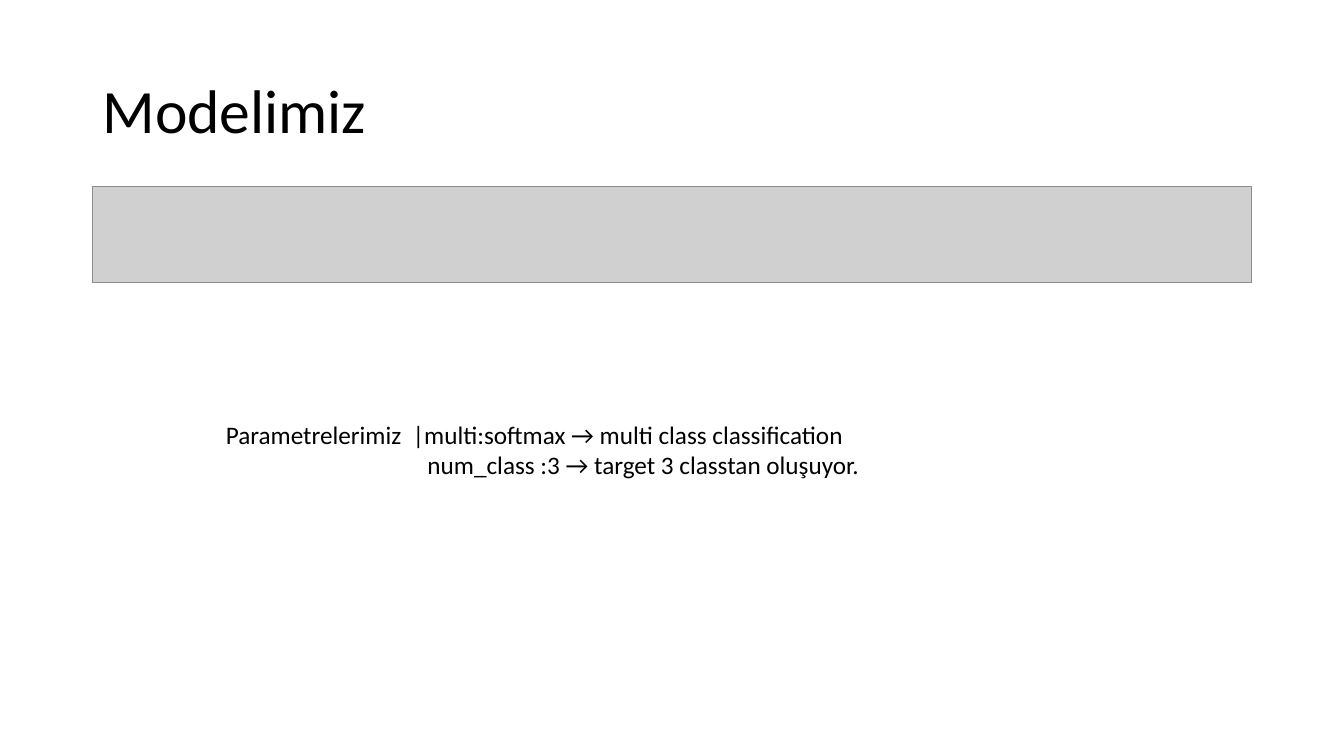
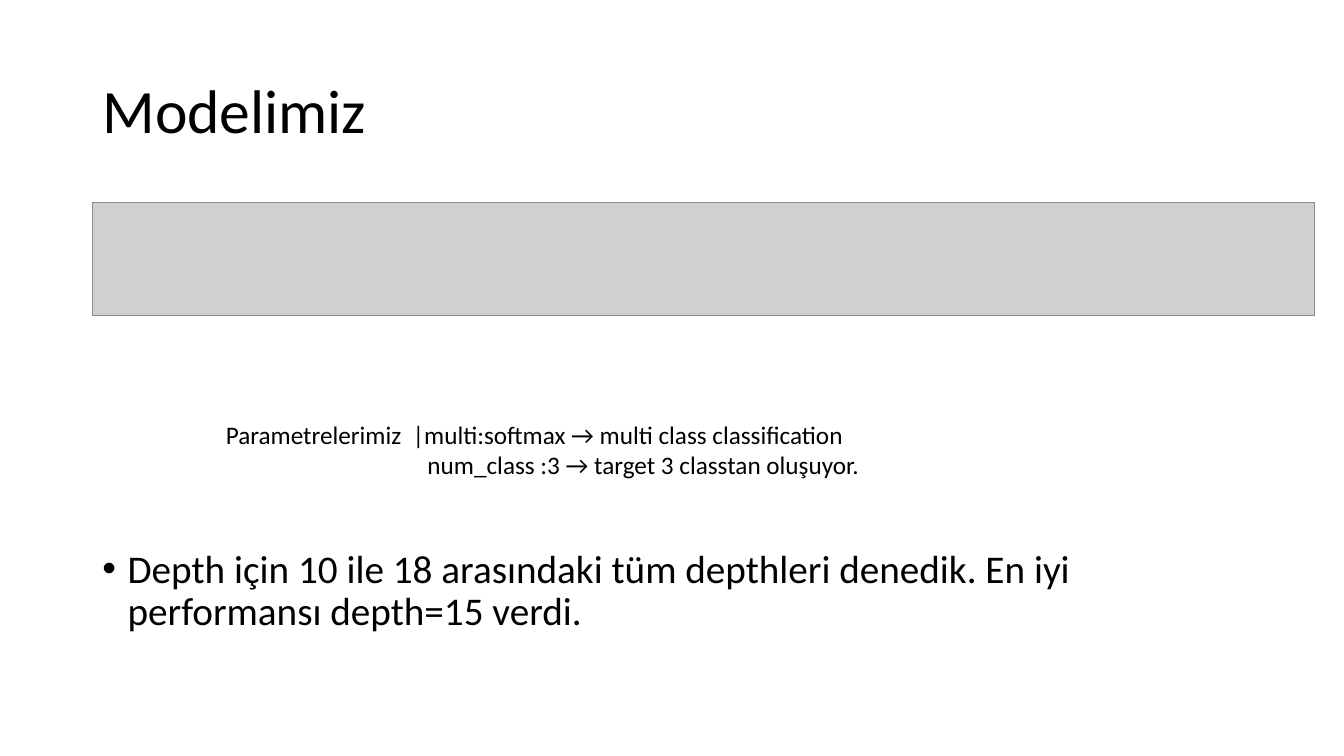
Before and after one commit to ayberkuslu/MLProject, a slide deck: slide 27 of FeatureSelection.pptx. Drawn at 1344x756 pixels with LibreOffice and Linux fonts; fonts in the diff are those of the drawing; grey boxes stand for pictures. Boxes give left, top, right and bottom in pixels: in the first picture for what was removed or moved away, otherwise in the second. Text is boxed around its words. In the diff, an @@ line names an element or a change of style, - is before the commit and + after.

```diff
--- a/FeatureSelection.pptx
+++ b/FeatureSelection.pptx
@@ picture: place and size @@
-picture at [93,187,1252,282]
+picture at [93,202,1315,315]
@@ text added at [128,555,1070,632], 28 pt, text #000000 @@
+• Depth için 10 ile 18 arasındaki tüm depthleri denedik. En iyi performansı depth=15 verdi.
```
Also in this commit, not shown: 2 slides added, 1 slide removed, 3 other files.
